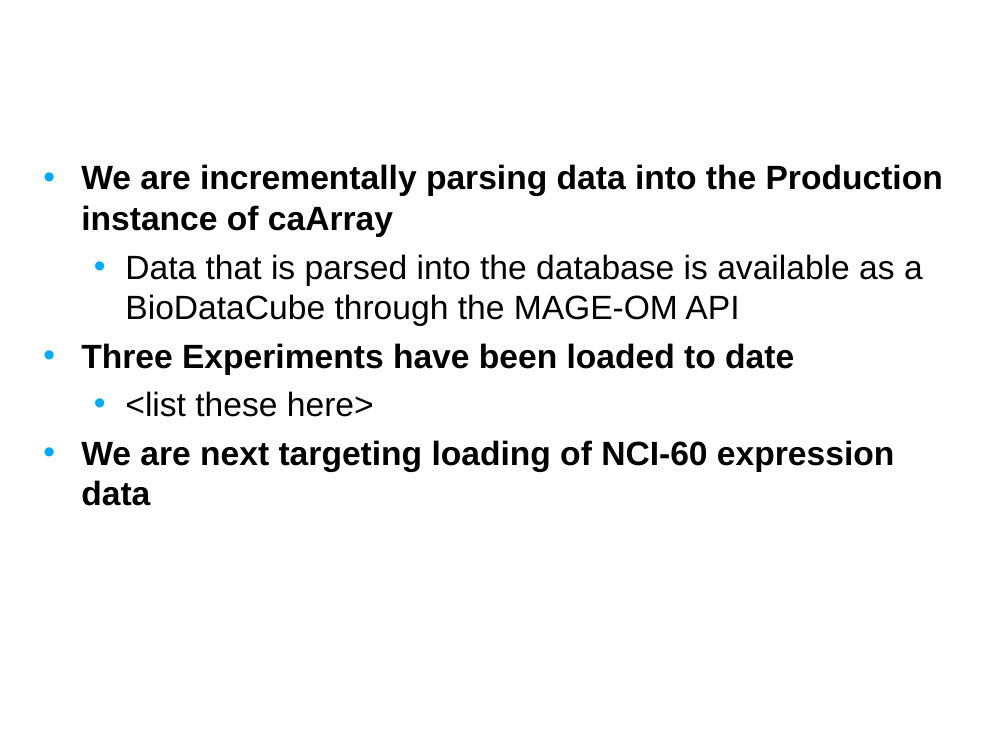
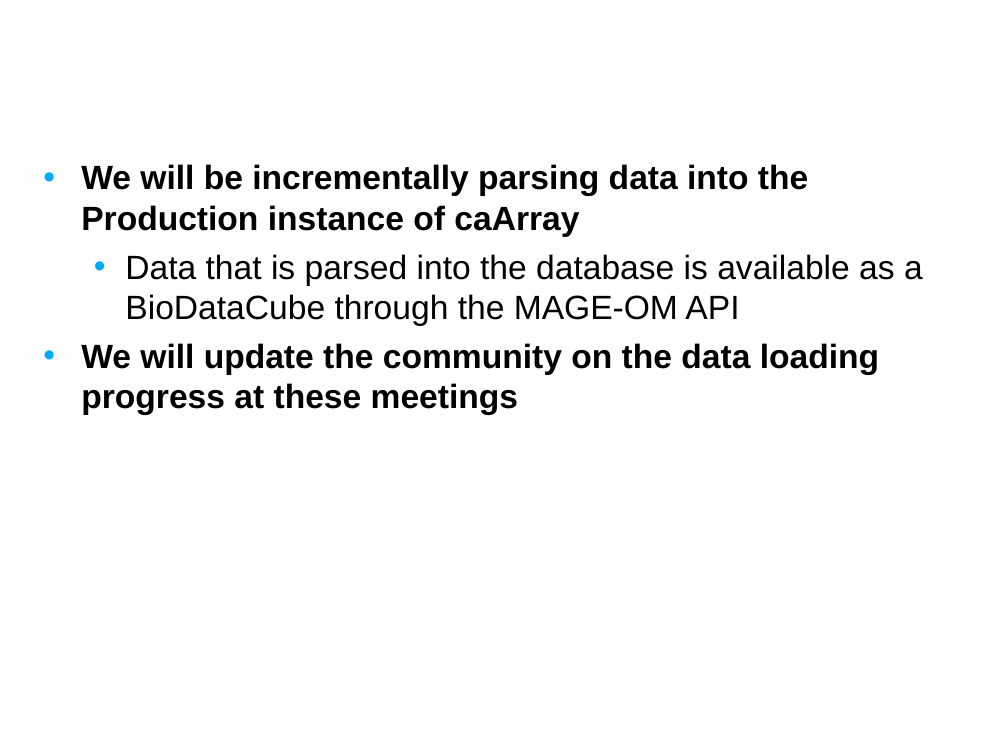
Before and after one commit to NCIP/caarray-docs, a slide deck: slide 7 of project_management/open_meetings/caArray User Community Meeting Aug 8.ppt (slide 6 before the commit). Drawn at 1008x756 pixels with LibreOffice and Linux fonts; fonts in the diff are those of the drawing; background and template pictures are left out. Boxes give left, top, right and bottom in pixels: in the first picture for what was removed or moved away, otherwise in the second. Text is boxed around its words. In the diff, an @@ line names an element or a change of style, - is before the commit and + after.

```diff
--- a/project_management/open_meetings/caArray User Community Meeting Aug 8.ppt
+++ b/project_management/open_meetings/caArray User Community Meeting Aug 8.ppt
@@ text at box(81, 164, 808, 237): text changed @@
-• We are incrementally parsing data into the Production instance of caArray
+• We will be incrementally parsing data into the Production instance of caArray
@@ text at box(81, 343, 879, 415): text changed @@
-• Three Experiments have been loaded to date
-  • <list these here>
-• We are next targeting loading of NCI-60 expression data
+• We will update the community on the data loading progress at these meetings
```
Also in this commit, not shown: 6 other slides changed.
